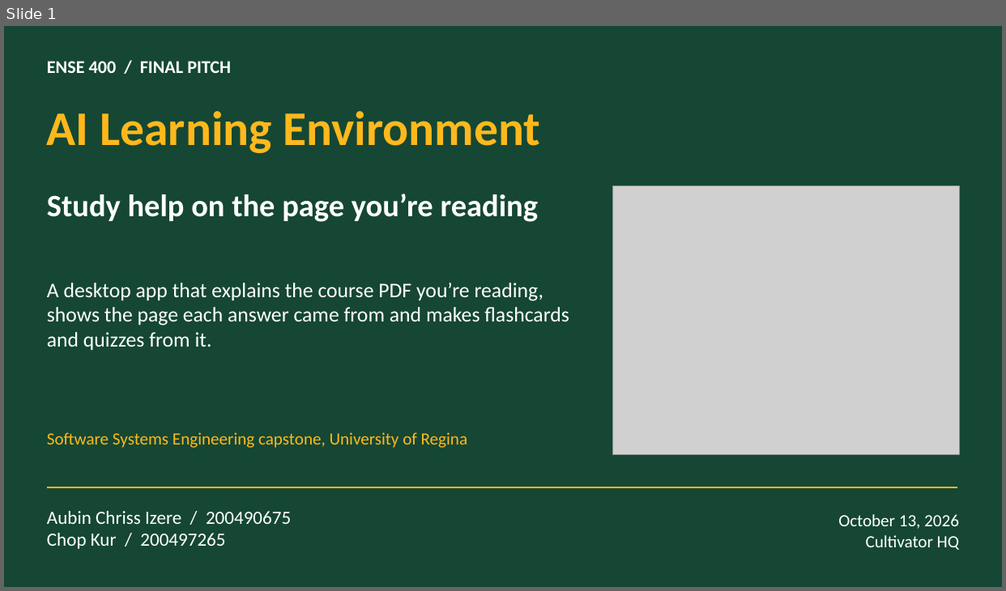
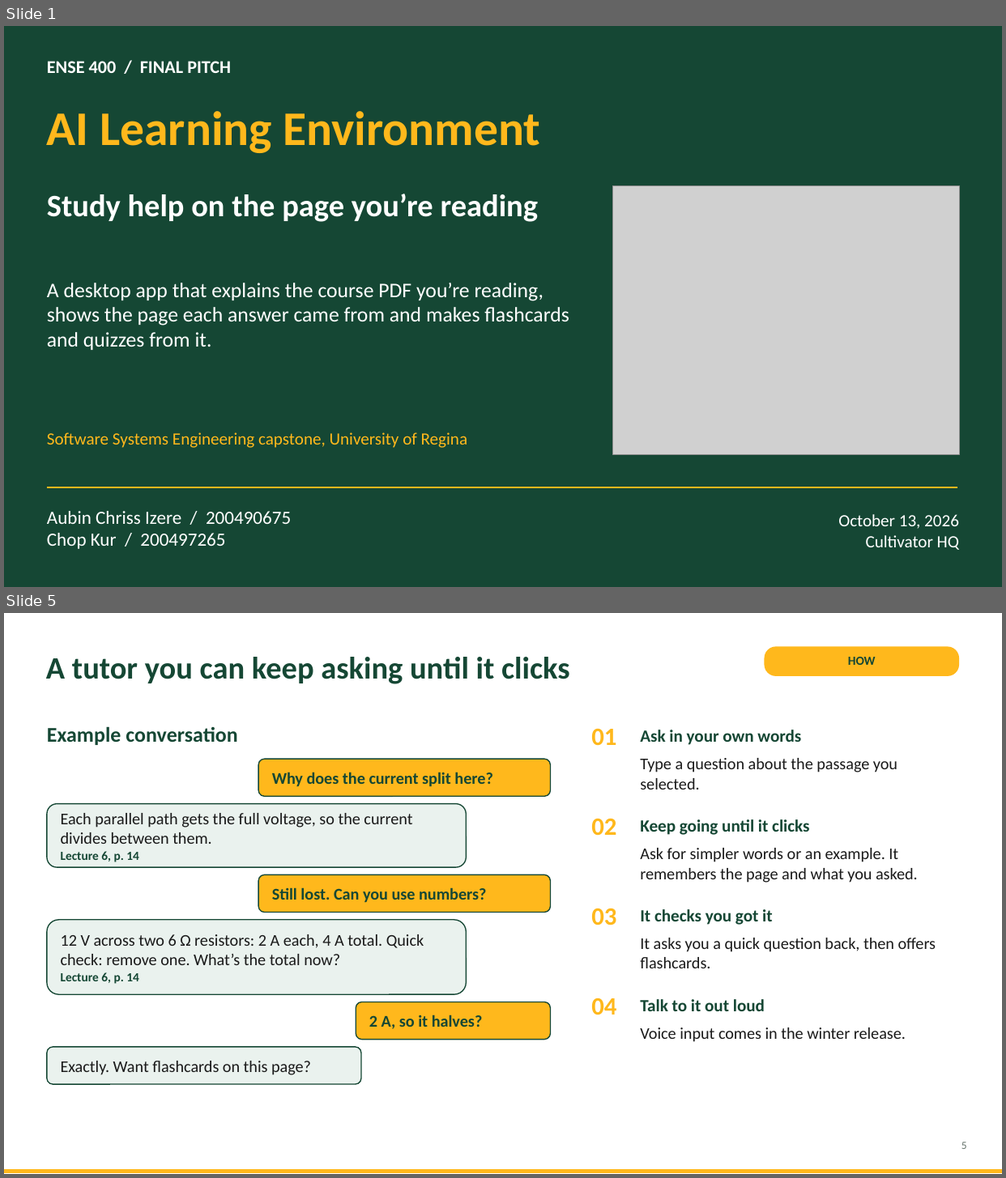
Before and after one commit to Binborg1/Final-2027, a slide deck: docs/03-pitch/ENSE400_Final_Pitch_Cultivator.pptx. Shown one above the other, each under a label of ours: slide 1 before the commit, slides 1 and 5 after it; the slides between them are not shown. The pictures are 1006x591 and 1006x1178 pixels, drawn with LibreOffice and Linux fonts; fonts in the diff are those of the drawing; grey boxes stand for pictures. Boxes give left, top, right and bottom in pixels: in the first picture for what was removed or moved away, otherwise in the second. Text is boxed around its words. In the diff, an @@ line names an element or a change of style, - is before the commit and + after.

```diff
--- a/docs/03-pitch/ENSE400_Final_Pitch_Cultivator.pptx
+++ b/docs/03-pitch/ENSE400_Final_Pitch_Cultivator.pptx
@@ slide 5 added at box(4, 613, 1002, 1174), background #FFFFFF @@
@@ text added at box(46, 657, 569, 684), 30 pt, text #154734, bold @@
+A tutor you can keep asking until it clicks
@@ rounded rectangle added at box(765, 647, 959, 677), fill #FFB81C @@
@@ text added at box(848, 657, 876, 665), 12 pt, text #154734, bold @@
+HOW
@@ text added at box(47, 726, 238, 745), 20.2 pt, text #154734, bold @@
+Example conversation
@@ text added at box(591, 729, 616, 745), 24 pt, text #FFB81C, bold @@
+01
@@ text added at box(640, 730, 801, 745), 16.5 pt, text #154734, bold @@
+Ask in your own words
@@ text added at box(640, 758, 897, 790), 15.8 pt, text #1A1A1A @@
+Type a question about the passage you selected.
@@ rounded rectangle added at box(258, 759, 551, 796), fill #FFB81C, outline #154734 1.05 pt @@
@@ text added at box(272, 772, 492, 787), 15.8 pt, text #154734, bold @@
+Why does the current split here?
@@ rounded rectangle added at box(47, 804, 466, 867), fill #EAF2EE, outline #154734 1.05 pt @@
@@ text added at box(61, 813, 412, 862), 15.8 pt, text #1A1A1A @@
+Each parallel path gets the full voltage, so the current divides between them.
+Lecture 6, p. 14
@@ text added at box(591, 819, 616, 835), 24 pt, text #FFB81C, bold @@
+02
@@ text added at box(640, 820, 809, 835), 16.5 pt, text #154734, bold @@
+Keep going until it clicks
@@ text added at box(640, 848, 918, 883), 15.8 pt, text #1A1A1A @@
+Ask for simpler words or an example. It remembers the page and what you asked.
@@ rounded rectangle added at box(258, 875, 551, 913), fill #FFB81C, outline #154734 1.05 pt @@
@@ text added at box(272, 888, 486, 903), 15.8 pt, text #154734, bold @@
+Still lost. Can you use numbers?
@@ rounded rectangle added at box(47, 920, 466, 995), fill #EAF2EE, outline #154734 1.05 pt @@
@@ text added at box(591, 909, 616, 926), 24 pt, text #FFB81C, bold @@
+03
@@ text added at box(640, 909, 772, 925), 16.5 pt, text #154734, bold @@
+It checks you got it
@@ text added at box(61, 935, 424, 984), 15.8 pt, text #1A1A1A @@
+12 V across two 6 Ω resistors: 2 A each, 4 A total. Quick check: remove one. What’s the total now?
+Lecture 6, p. 14
@@ text added at box(640, 938, 936, 969), 15.8 pt, text #1A1A1A @@
+It asks you a quick question back, then offers flashcards.
@@ text added at box(591, 999, 616, 1015), 24 pt, text #FFB81C, bold @@
+04
@@ text added at box(640, 999, 765, 1012), 16.5 pt, text #154734, bold @@
+Talk to it out loud
@@ rounded rectangle added at box(356, 1003, 551, 1040), fill #FFB81C, outline #154734 1.05 pt @@
@@ text added at box(369, 1015, 483, 1029), 15.8 pt, text #154734, bold @@
+2 A, so it halves?
@@ rounded rectangle added at box(47, 1047, 361, 1084), fill #EAF2EE, outline #154734 1.05 pt @@
@@ text added at box(640, 1028, 906, 1042), 15.8 pt, text #1A1A1A @@
+Voice input comes in the winter release.
@@ text added at box(61, 1061, 311, 1076), 15.8 pt, text #1A1A1A @@
+Exactly. Want flashcards on this page?
@@ text added at box(961, 1142, 967, 1149), 10.5 pt, text #65736B @@
+5
@@ line added from (4, 1171) to (1002, 1171), #FFB81C 3.75 pt @@
```
Also in this commit, not shown: 5 slides changed, 1 other slide added, 1 other file.
